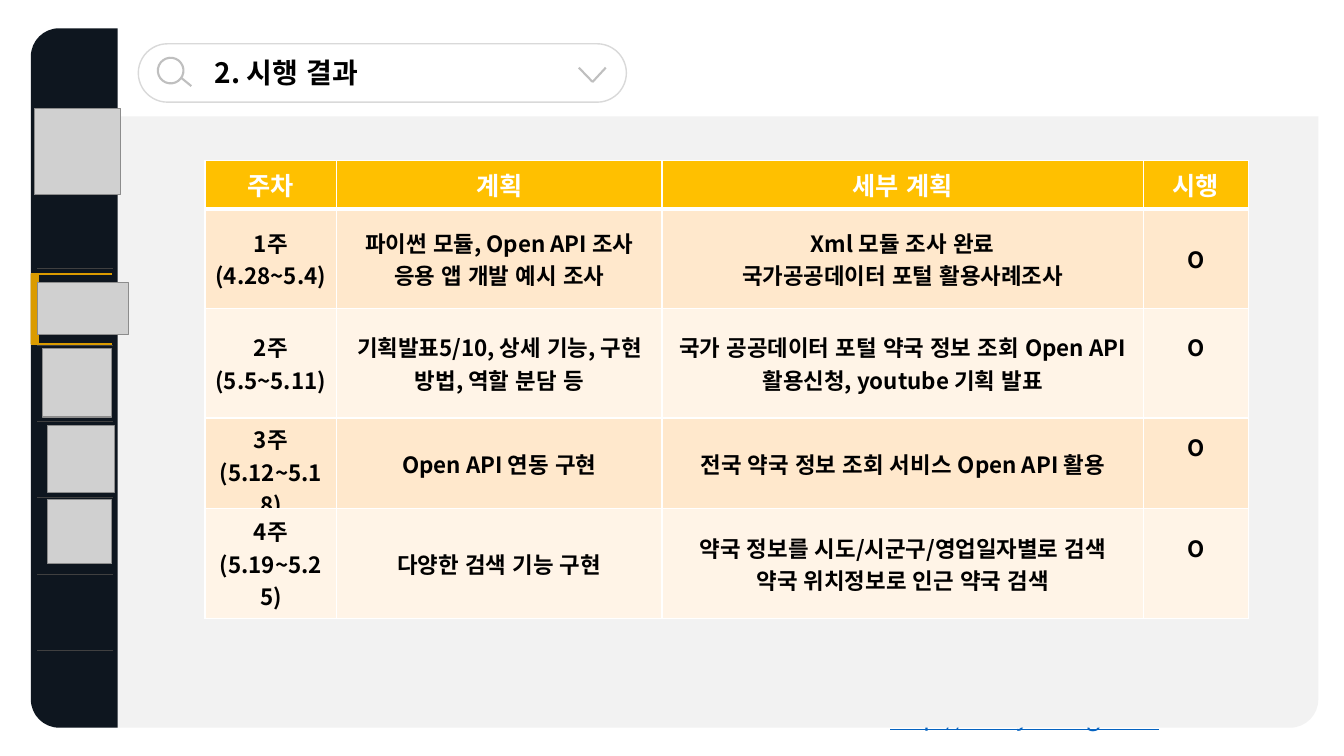
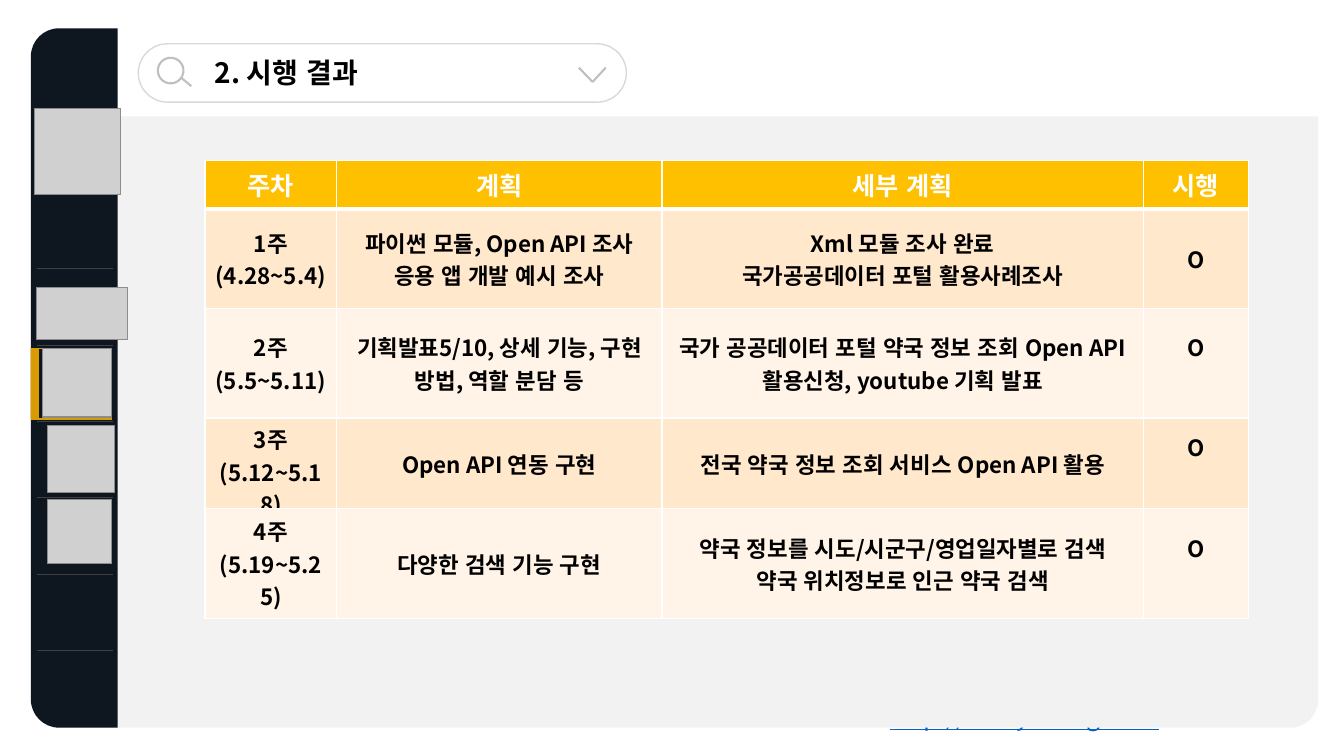
Before and after one commit to baejisoo/PharmacyManager, a slide deck: slide 4 of 스크립트언어기획발표.pptx. Drawn at 1344x756 pixels with LibreOffice and Linux fonts; fonts in the diff are those of the drawing; grey boxes stand for pictures; background and template pictures are left out. Boxes give left, top, right and bottom in pixels: in the first picture for what was removed or moved away, otherwise in the second. Text is boxed around its words. In the diff, an @@ line names an element or a change of style, - is before the commit and + after.

```diff
--- a/스크립트언어기획발표.pptx
+++ b/스크립트언어기획발표.pptx
@@ picture: place and size @@
-picture at (37,282,128,335)
+picture at (36,287,127,340)
@@ line moved from (30, 344) - (112, 344) to (30, 349) - (112, 349) @@
@@ rectangle: place and size @@
-rectangle at (30,274,38,345)
+rectangle at (30,349,38,419)
@@ line moved from (30, 274) - (112, 274) to (30, 419) - (112, 419) @@
```
Also in this commit, not shown: 1 other slide changed.
